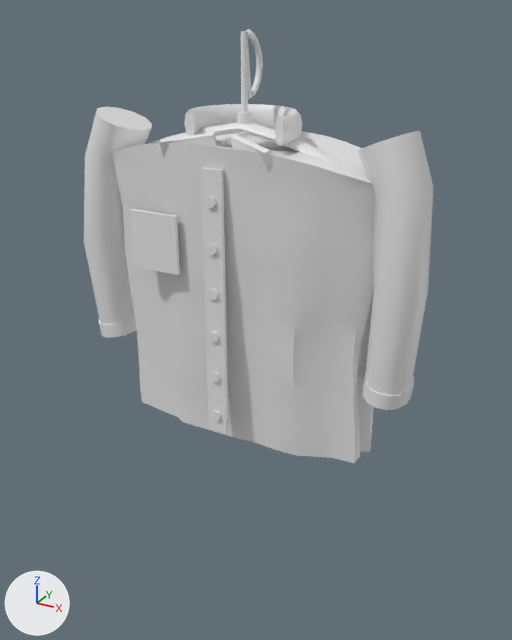
Two versions of the FBX model MultiTravelValizChallenge/Assets/MultiTravel/Art/Models/Products/shirt-hanging.fbx, one commit apart.
Before and after are seen from a camera (50 mm lens) standing at (0.349, -0.612, 0.02) and looking at (0.009, 0.007, -0.29). Lighting does not change. The marker at lower left points along +X, +Y and +Z. The picture after the commit comes second. Where no turn or scale is listed for an object, it has been applied to the vertices.

Objects in the first picture: 'shirt-hanging'.
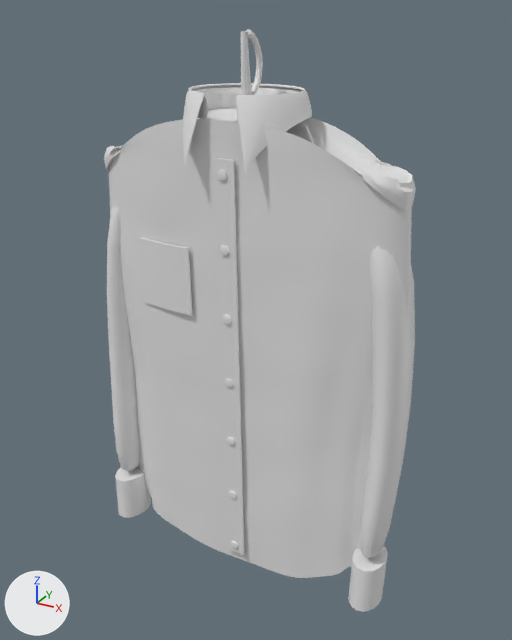
Boxes (x1, y1, x2, y2) around the edits, measured in the pictures (512 x 640 px):
'shirt-hanging', reshaped (11% narrower, 34% taller): before (84, 29, 434, 463); after (104, 29, 416, 612)
part 1 of me_shirt_hanging, rebuilt: before (111, 131, 375, 463); after (104, 117, 416, 578)
part 2 of me_shirt_hanging, rebuilt: before (184, 104, 302, 146); after (206, 108, 237, 121)
part 3 of me_shirt_hanging, deleted: before (98, 167, 414, 433)
part 4 of me_shirt_hanging, reshaped: before (84, 107, 434, 395); after (107, 83, 415, 612)

The edits, one by one:
me_shirt_hanging is used by ob_shirt_hanging; location (0.0, 0.0, 0.0).
me_shirt_hanging had 3048 vertices, 2898 faces and spanned x -0.196..0.196, y -0.066..0.06, z -0.415..0.002.
me_shirt_hanging now has 10326 vertices, 10122 faces and spans x -0.185..0.185, y -0.057..0.06, z -0.6..0.002.
me_shirt_hanging part 1: the loose piece of 1680 vertices spanning x -0.161..0.162, y -0.06..0.06, z -0.415..-0.095 is rebuilt with 5760 vertices and now spans x -0.177..0.178, y -0.04..0.04, z -0.6..-0.074.
me_shirt_hanging part 2: the loose piece of 232 vertices spanning x -0.057..0.057, y -0.023..0.053, z -0.096..-0.07 is rebuilt with 650 vertices and now spans x -0.052..0.052, y -0.038..0.049, z -0.082..-0.074.
me_shirt_hanging part 3: 11 loose pieces with 224 vertices, spanning x -0.19..0.19, y -0.066..0.056, z -0.395..-0.115, are deleted.
me_shirt_hanging part 4: 112 vertices removed from x -0.196..0.196, y -0.063..0.036, z -0.321..-0.076; 3068 vertices added at x -0.185..0.185, y -0.057..0.06, z -0.59..-0.05.
Other edits to the shape of me_shirt_hanging do not show in these pictures.
